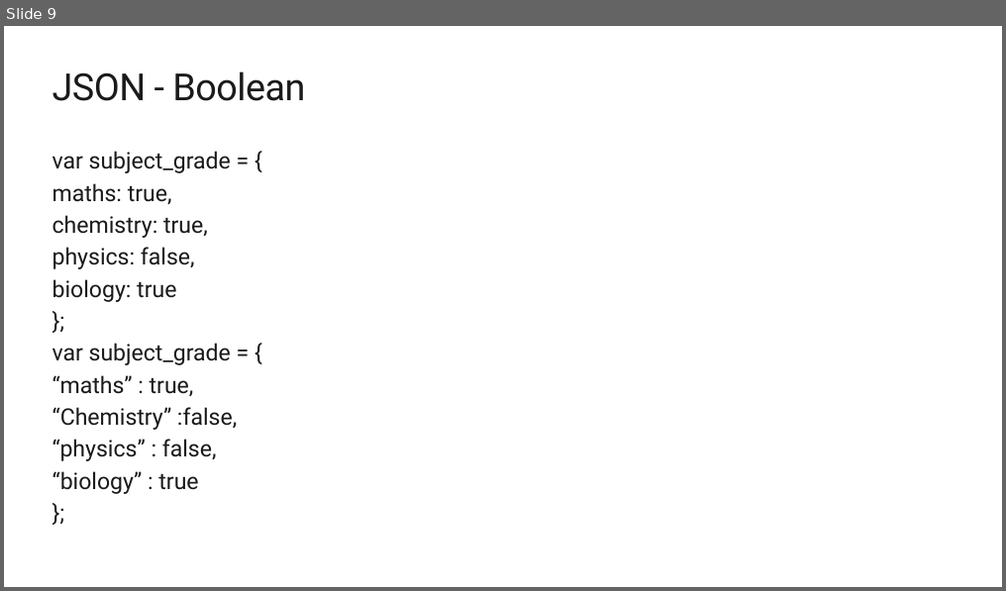
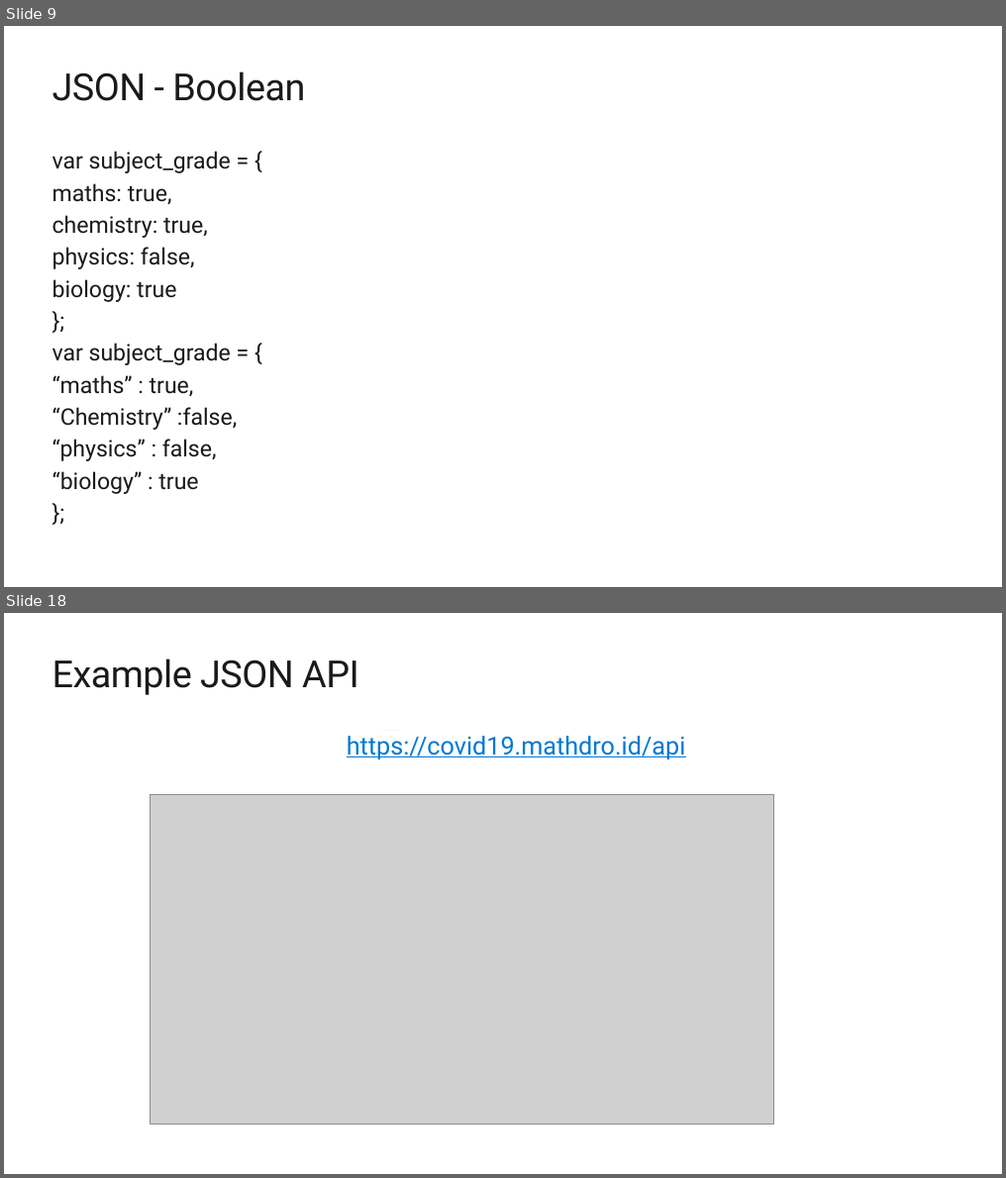
Before and after one commit to Yashank18/MSP-Workshops-Data, a slide deck: JSON_API.pptx. Shown one above the other, each under a label of ours: slide 9 before the commit, slides 9 and 18 after it; the slides between them are not shown. The pictures are 1006x591 and 1006x1178 pixels, drawn with LibreOffice and Linux fonts; fonts in the diff are those of the drawing; grey boxes stand for pictures; background and template pictures are left out. Boxes give left, top, right and bottom in pixels: in the first picture for what was removed or moved away, otherwise in the second. Text is boxed around its words. In the diff, an @@ line names an element or a change of style, - is before the commit and + after.

```diff
--- a/JSON_API.pptx
+++ b/JSON_API.pptx
@@ slide 18 added at (4,613,1002,1174), background #FFFFFF @@
@@ title added at (53,659,359,695), 36 pt, text #1A1A1A @@
+Example JSON API
@@ rectangle added at (381,730,399,730), fill #BCBCBC @@
@@ text added at (347,736,686,760), 24 pt, text #0078D4, underline @@
+https://covid19.mathdro.id/api
@@ picture added at (150,794,773,1124) @@
```
Also in this commit, not shown: 14 other slides added, 25 slides removed.
